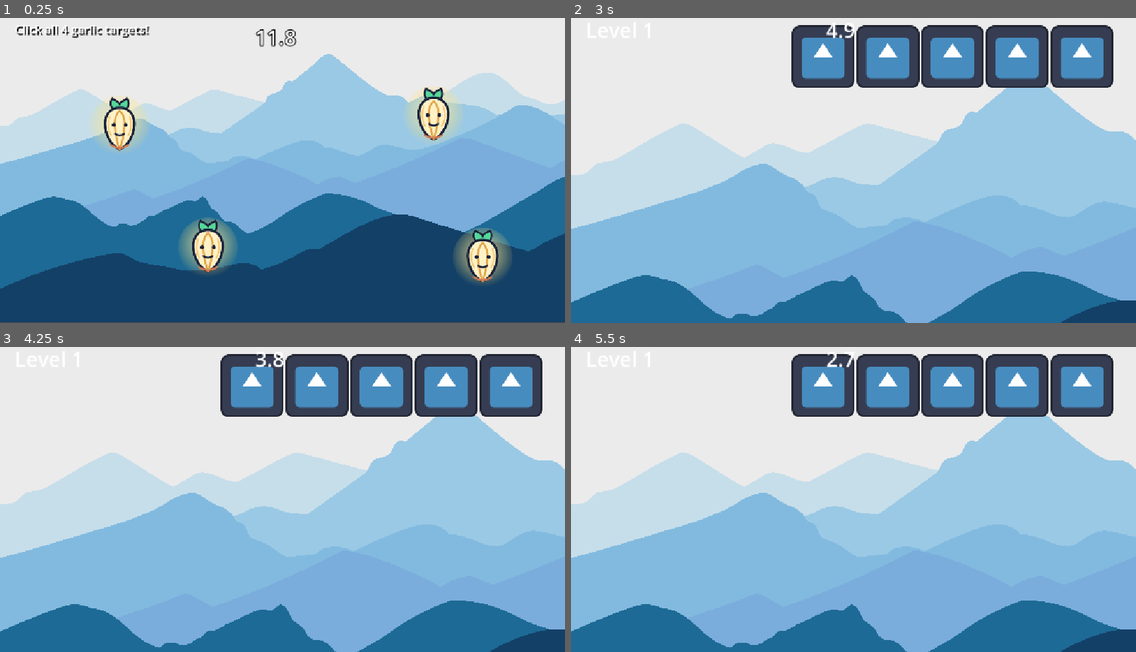
Above: before the commit, frames 1-4 (two rows, left to right).
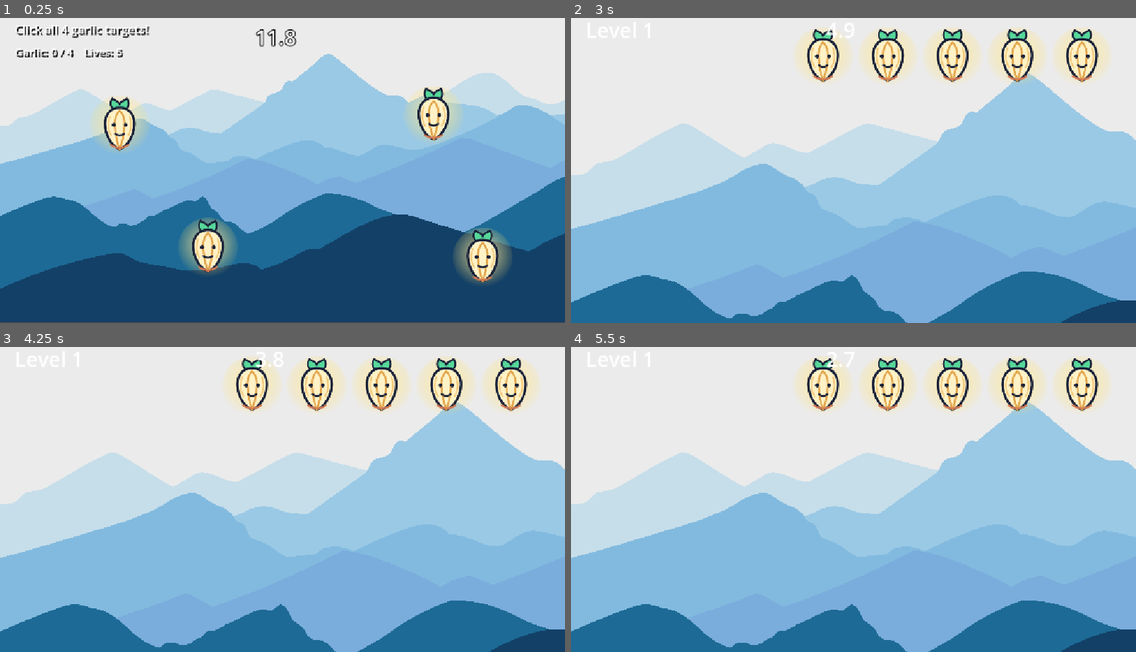
Above: after the commit, the same moments.

Repository: costachestefy90-source/WarioGame
Game: Godot game, scene res://Minigame_2.tscn
Two runs of this game, one before a commit and one after it. Both use one fixed random seed, a clock stepped at 60 frames per second and the inputs below. This scene is started directly instead of the project's main scene. The engine's default icon, where the game draws it, is replaced by a stand-in: a white triangle on a blue panel in a dark square.
Inputs (mouse positions are in pixels of both pictures, inside the frame that each line leads up to):
- Up to frame 1 (0.25 s): no input
- Up to frame 2 (3 s): click (689, 124) at 0.5 s; click (1006, 115) at 1.25 s; click (780, 246) at 2 s; click (1051, 258) at 2.75 s
- Up to frame 3 (4.25 s): tap Enter (ui_accept) at 3.5 s; move the mouse to (406, 478) at 3.52 s; hold Right (ui_right) from 3.53 s (still down); hold Enter (ui_accept) from 3.53 s (still down); click (406, 478) at 3.67 s
- Up to frame 4 (5.5 s): move the mouse to (740, 508) at 4.27 s; release Enter (ui_accept) at 4.28 s; tap Alt at 4.35 s; click (740, 508) at 4.42 s; tap Enter (ui_accept) at 4.52, 4.55, 4.82 s; move the mouse to (910, 423) at 5.02 s; release Right (ui_right) at 5.03 s; hold Left (ui_left) from 5.03 s (still down); hold Enter (ui_accept) from 5.03 s (still down); tap Shift at 5.1 s; click (910, 423) at 5.17 s

The runs differ from the first frame. In frame 1, 0.2% of the frame differs, in the area x 3-22%, y 10-13%; in frame 2, 11%; in frame 3, 11%; in frame 4, 11%, in the area x 39-96%, y 2-23%.

Commit message:
Polish MarioWare mechanics and end screens

Diff:
--- a/thebest-wariogameevermade/Minigame_2.tscn
+++ b/thebest-wariogameevermade/Minigame_2.tscn
@@ -22,6 +22,19 @@
 theme_override_constants/shadow_offset_y = 3
 theme_override_font_sizes/font_size = 24
 text = "Click all 4 garlic targets!"
+mouse_filter = 2
+
+[node name="Status" type="Label" parent="."]
+offset_left = 30.0
+offset_top = 78.0
+offset_right = 540.0
+offset_bottom = 114.0
+theme_override_colors/font_color = Color(1, 1, 1, 1)
+theme_override_colors/font_shadow_color = Color(0, 0, 0, 0.8)
+theme_override_constants/shadow_offset_x = 3
+theme_override_constants/shadow_offset_y = 3
+theme_override_font_sizes/font_size = 22
+text = "Garlic: 0 / 4    Lives: 5"
 mouse_filter = 2
 
 [node name="Button_1" type="TextureButton" parent="."]
--- a/thebest-wariogameevermade/Scenes/death_screen.tscn
+++ b/thebest-wariogameevermade/Scenes/death_screen.tscn
@@ -1,6 +1,6 @@
 [gd_scene format=3]
 
-[ext_resource type="Texture2D" path="res://assets/death_screen.jpg" id="1_art"]
+[ext_resource type="Texture2D" path="res://assets/death-screen.svg" id="1_art"]
 [ext_resource type="Script" path="res://end_screen.gd" id="2_script"]
 
 [node name="DeathScreen" type="Node2D"]
--- a/thebest-wariogameevermade/Scenes/done_screen.tscn
+++ b/thebest-wariogameevermade/Scenes/done_screen.tscn
@@ -1,6 +1,6 @@
 [gd_scene format=3]
 
-[ext_resource type="Texture2D" path="res://assets/win_screen.png" id="1_art"]
+[ext_resource type="Texture2D" path="res://assets/winner-screen.svg" id="1_art"]
 [ext_resource type="Script" path="res://end_screen.gd" id="2_script"]
 
 [node name="DoneScreen" type="Node2D"]
--- /dev/null
+++ b/thebest-wariogameevermade/assets/death-screen.svg
@@ -0,0 +1,26 @@
+<svg xmlns="http://www.w3.org/2000/svg" width="1152" height="648" viewBox="0 0 1152 648">
+<defs>
+<linearGradient id="night" x1="0" y1="0" x2="0" y2="1">
+<stop offset="0" stop-color="#15142f"/>
+<stop offset="1" stop-color="#722f52"/>
+</linearGradient>
+<linearGradient id="ridge" x1="0" y1="0" x2="1" y2="1">
+<stop offset="0" stop-color="#40355c"/>
+<stop offset="1" stop-color="#171b35"/>
+</linearGradient>
+</defs>
+<rect width="1152" height="648" fill="url(#night)"/>
+<circle cx="125" cy="112" r="4" fill="#ffc0a4"/><circle cx="236" cy="78" r="2.5" fill="#ffc0a4"/><circle cx="964" cy="108" r="4" fill="#ffc0a4"/><circle cx="1050" cy="215" r="3" fill="#ffc0a4"/>
+<path d="M0 505 188 324l141 126 159-189 166 192 152-164 181 206 165-130 100 96v187H0Z" fill="url(#ridge)" stroke="#11172f" stroke-width="8" stroke-linejoin="round"/>
+<path d="m450 494 126-182 143 182-77-55-68 28-63-31Z" fill="#252646" stroke="#11172f" stroke-width="8" stroke-linejoin="round"/>
+<path d="M576 312v-110" stroke="#f5a35f" stroke-width="8" stroke-linecap="round"/>
+<path d="M576 202h82l-26 34h-56Z" fill="#e75f69" stroke="#11172f" stroke-width="7" stroke-linejoin="round"/>
+<path d="M568 222 584 263 561 291 588 319" fill="none" stroke="#ffe1a3" stroke-width="7" stroke-linecap="round" stroke-linejoin="round"/>
+<circle cx="576" cy="365" r="52" fill="#1a1d3b" stroke="#f5a35f" stroke-width="8"/>
+<path d="m551 340 50 50m0-50-50 50" stroke="#e75f69" stroke-width="10" stroke-linecap="round"/>
+<path d="m380 357 14-28 14 28 28 14-28 14-14 28-14-28-28-14Z" fill="#f5a35f" stroke="#11172f" stroke-width="5"/>
+<path d="m750 357 12-24 12 24 24 12-24 12-12 24-12-24-24-12Z" fill="#f5a35f" stroke="#11172f" stroke-width="5"/>
+<text x="576" y="105" fill="#ffc0a4" font-family="sans-serif" font-size="64" font-weight="800" text-anchor="middle" letter-spacing="6">SIGNAL LOST</text>
+<text x="576" y="148" fill="#f8d7cb" font-family="sans-serif" font-size="20" font-weight="700" text-anchor="middle" letter-spacing="4">THE MOUNTAIN WINS THIS ROUND</text>
+<text x="576" y="470" fill="#ffc0a4" font-family="sans-serif" font-size="24" font-weight="800" text-anchor="middle" letter-spacing="6">RESET. RECLIMB. RETRY.</text>
+</svg>
--- /dev/null
+++ b/thebest-wariogameevermade/assets/winner-screen.svg
@@ -0,0 +1,27 @@
+<svg xmlns="http://www.w3.org/2000/svg" width="1152" height="648" viewBox="0 0 1152 648">
+<defs>
+<linearGradient id="sky" x1="0" y1="0" x2="0" y2="1">
+<stop offset="0" stop-color="#101b45"/>
+<stop offset="1" stop-color="#1d8e98"/>
+</linearGradient>
+<linearGradient id="peak" x1="0" y1="0" x2="1" y2="1">
+<stop offset="0" stop-color="#ffd45a"/>
+<stop offset="1" stop-color="#e76c65"/>
+</linearGradient>
+</defs>
+<rect width="1152" height="648" fill="url(#sky)"/>
+<circle cx="104" cy="102" r="4" fill="#fff4b8"/><circle cx="194" cy="172" r="3" fill="#fff4b8"/><circle cx="946" cy="96" r="4" fill="#fff4b8"/><circle cx="1030" cy="188" r="3" fill="#fff4b8"/><circle cx="842" cy="142" r="2.5" fill="#fff4b8"/>
+<path d="M0 510 180 312l136 129 136-168 168 190 145-170 190 217 107-94 90 94v138H0Z" fill="#26325d"/>
+<path d="M0 570 210 410l133 91 168-118 141 104 160-146 154 124 111-76 75 67v192H0Z" fill="#14213f"/>
+<path d="m438 492 138-194 148 194-75-54-73 28-67-35Z" fill="url(#peak)" stroke="#101a38" stroke-width="8" stroke-linejoin="round"/>
+<path d="M576 298v-102" stroke="#fff4b8" stroke-width="8" stroke-linecap="round"/>
+<path d="M580 198h86l-22 34h-64Z" fill="#ff6d72" stroke="#101a38" stroke-width="7" stroke-linejoin="round"/>
+<circle cx="576" cy="282" r="48" fill="#fff4b8" stroke="#101a38" stroke-width="8"/>
+<path d="m550 283 18 18 35-40" fill="none" stroke="#1c9a8d" stroke-width="11" stroke-linecap="round" stroke-linejoin="round"/>
+<path d="M505 390h142" stroke="#fff4b8" stroke-width="6" stroke-linecap="round" opacity=".85"/>
+<path d="m477 357 13-26 13 26 26 13-26 13-13 26-13-26-26-13Z" fill="#fff4b8" stroke="#101a38" stroke-width="5"/>
+<path d="m686 357 11-22 11 22 22 11-22 11-11 22-11-22-22-11Z" fill="#fff4b8" stroke="#101a38" stroke-width="5"/>
+<text x="576" y="105" fill="#fff4b8" font-family="sans-serif" font-size="56" font-weight="800" text-anchor="middle" letter-spacing="5">SUMMIT REACHED!</text>
+<text x="576" y="145" fill="#d8f7f0" font-family="sans-serif" font-size="20" font-weight="700" text-anchor="middle" letter-spacing="4">FOUR ROUNDS. ONE CHAMPION.</text>
+<text x="576" y="470" fill="#fff4b8" font-family="sans-serif" font-size="24" font-weight="800" text-anchor="middle" letter-spacing="6">SIGNAL SUMMIT</text>
+</svg>
--- a/thebest-wariogameevermade/level_scene.tscn
+++ b/thebest-wariogameevermade/level_scene.tscn
@@ -2,7 +2,7 @@
 
 [ext_resource type="Script" uid="uid://dasyv2sdxf386" path="res://timer_screen.gd" id="1_3mivm"]
 [ext_resource type="Texture2D" uid="uid://kaw1p35hbyoo" path="res://addons/vecteezy_vector-illustration-mountains-mysterious-landscape-of_8215950.svg" id="1_187gu"]
-[ext_resource type="Texture2D" uid="uid://bhcntd80q17e5" path="res://icon.svg" id="2_187gu"]
+[ext_resource type="Texture2D" path="res://assets/garlic-target.svg" id="2_187gu"]
 
 [node name="LevelScene" type="Node2D" unique_id=743412890]
 script = ExtResource("1_3mivm")
--- a/thebest-wariogameevermade/minigame_1.gd
+++ b/thebest-wariogameevermade/minigame_1.gd
@@ -2,6 +2,7 @@
 
 @onready var themed_timer: Node2D = $ThemedTimer
 @onready var player: CharacterBody2D = $Player
+@onready var status_label: Label = $Controls/Panel/Status
 var garlic_collected := 0
 var timer_end := false
 var finished := false
@@ -9,14 +10,19 @@
 func _ready() -> void:
 	for garlic in [$Garlic, $Garlic2, $Garlic3]:
 		garlic.garlic_collected.connect(_on_garlic_collected)
+	_update_status()
 	await themed_timer.Timer(10.0)
 	timer_end = true
 	_finish(false)
 
 func _on_garlic_collected() -> void:
 	garlic_collected += 1
+	_update_status()
 	if garlic_collected >= 3:
 		_finish(true)
+
+func _update_status() -> void:
+	status_label.text = "Garlic: %d / 3    Lives: %d" % [garlic_collected, Global.lives]
 
 func _on_left_button_down() -> void:
 	player.set_mobile_direction(-1.0)
--- a/thebest-wariogameevermade/minigame_1.tscn
+++ b/thebest-wariogameevermade/minigame_1.tscn
@@ -126,6 +126,19 @@
 text = "Collect all 3 garlic before time runs out!"
 mouse_filter = 2
 
+[node name="Status" type="Label" parent="Controls/Panel"]
+offset_left = 28.0
+offset_top = 140.0
+offset_right = 520.0
+offset_bottom = 178.0
+theme_override_colors/font_color = Color(1, 1, 1, 1)
+theme_override_colors/font_shadow_color = Color(0, 0, 0, 0.8)
+theme_override_constants/shadow_offset_x = 3
+theme_override_constants/shadow_offset_y = 3
+theme_override_font_sizes/font_size = 22
+text = "Garlic: 0 / 3    Lives: 5"
+mouse_filter = 2
+
 [node name="Left" type="Button" parent="Controls/Panel"]
 offset_left = 28.0
 offset_top = 526.0
--- a/thebest-wariogameevermade/minigame_2.gd
+++ b/thebest-wariogameevermade/minigame_2.gd
@@ -1,22 +1,31 @@
 extends Node2D
 @onready var timer_node: Node = $ThemedTimer
+@onready var status_label: Label = $Status
 var buttons_pressed := 0
+var last_buttons_pressed := -1
 var timer_end := false
 var finished := false
 
 func _ready() -> void:
+	_update_status()
 	await timer_node.Timer(12.0)
 	timer_end = true
 	_finish(false)
 
 func _process(_delta: float) -> void:
+	if buttons_pressed != last_buttons_pressed:
+		_update_status()
 	if buttons_pressed >= 4:
 		_finish(true)
 
 
 func _unhandled_input(event: InputEvent) -> void:
-	if event.is_action_pressed("ui_accept"):
+	if event.is_action_pressed("ui_accept") and buttons_pressed < 4:
 		buttons_pressed += 1
+
+func _update_status() -> void:
+	last_buttons_pressed = buttons_pressed
+	status_label.text = "Garlic: %d / 4    Lives: %d" % [buttons_pressed, Global.lives]
 
 func _finish(success: bool) -> void:
 	if finished:
Not shown, added: thebest-wariogameevermade/assets/death-screen.svg.import
Not shown, added: thebest-wariogameevermade/assets/winner-screen.svg.import
Not shown, changed: README.md
